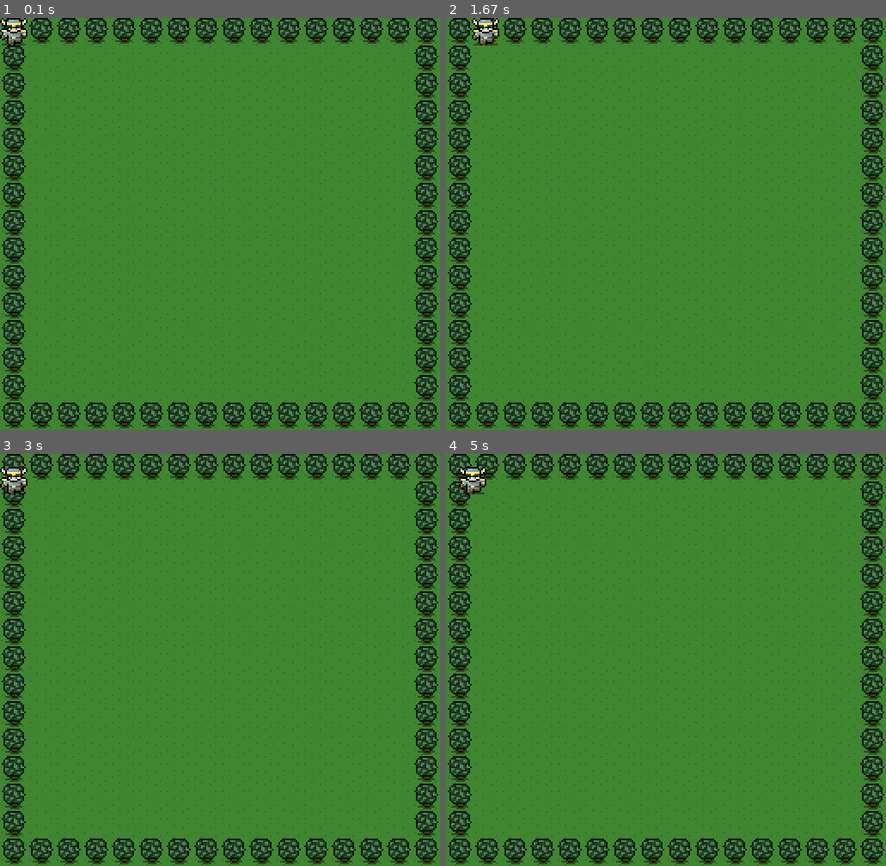
Above: before the commit, frames 1-4 (two rows, left to right).
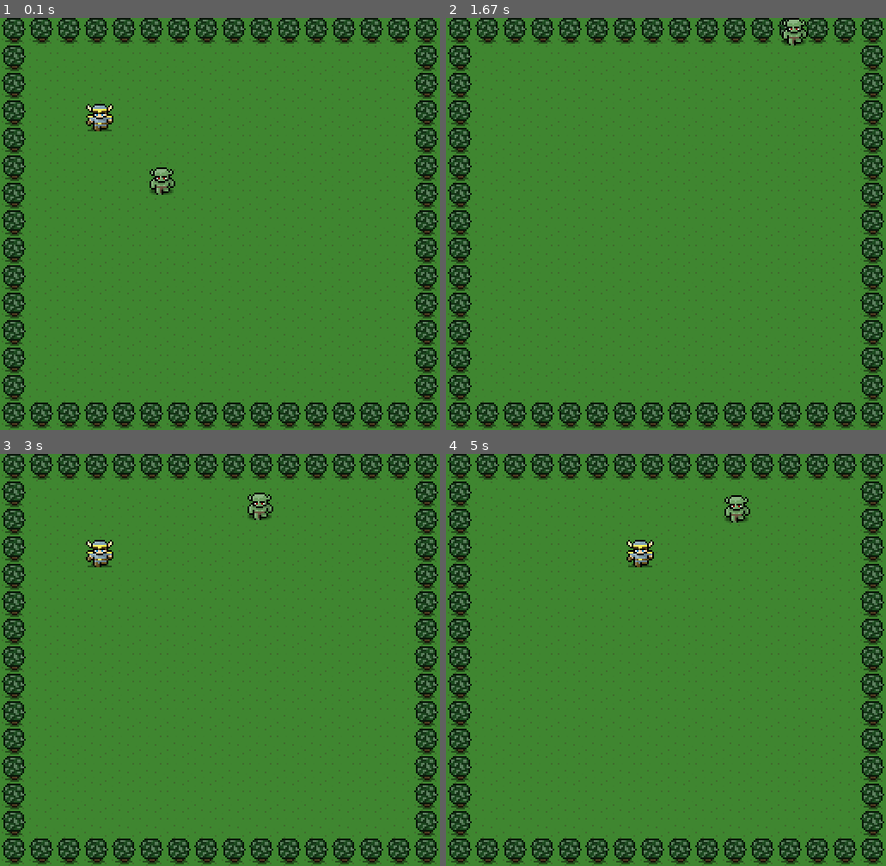
Above: after the commit, the same moments.

Repository: seanmcquaid/pygameshooter
Game: pygame game, started from game.py
Same seed, same stepped clock (60 frames per second), same inputs: the game is played once before the commit and once after it.
Inputs:
- Up to frame 1 (0.1 s): no input
- Up to frame 2 (1.67 s): hold Right 0.33-0.8 s; hold Up 0.83-1.13 s; hold Right 1.17-1.63 s
- Up to frame 3 (3 s): hold Left 1.67-2.2 s; hold Down 2.23-2.53 s; hold Left 2.57-2.97 s
- Up to frame 4 (5 s): hold Up 3-3.37 s; hold Right 3.4-4.03 s; hold Down 4.07-4.43 s; hold Left 4.47-4.93 s; hold Right from 4.97 s (still down)

The runs differ from the first frame. In frame 1, 1.0% of the frame differs, in the area x 0-40%, y 0-43%; in frame 2, 0.6%; in frame 3, 1.0%; in frame 4, 1.0%, in the area x 2-70%, y 3-28%.

Commit message:
New classes

Diff:
--- /dev/null
+++ b/BadGuy.py
@@ -0,0 +1,16 @@
+from math import hypot
+
+class BadGuy(object):
+    def __init__(self):
+        self.x = 200
+        self.y = 200
+        self.speed = 4
+    def update_me(self, theHero):
+        # find hypotonuse of triangle between hero and bad guy
+        dx = self.x - theHero.x
+        dy = self.y - theHero.y
+        dist = hypot(dx,dy)
+        dx = dx/dist
+        dy = dy/dist
+        self.x -= dx * self.speed
+        self.y -= dy * self.speed
--- /dev/null
+++ b/Hero.py
@@ -0,0 +1,32 @@
+import pygame
+
+class Hero(object):
+    # classses always contain 2 parts
+    # 1. the init = runs only once
+    # 2. the methods = run whenever you call them
+    def __init__ (self):
+        self.x = 100
+        self.y = 100
+        self.speed = 10
+        self.shouldMoveUp = False
+        self.shouldMoveDown = False
+        self.shouldMoveRight = False
+        self.shouldMoveLeft = False
+    def shouldMove(self, direction, start = True):
+        if(direction == "up"):
+            self.shouldMoveUp = start
+        if(direction == "down"):
+            self.shouldMoveDown = start
+        if(direction == "right"):
+            self.shouldMoveRight = start
+        if(direction == "left"):
+            self.shouldMoveLeft = start
+    def drawMe(self):
+        if (self.shouldMoveUp):
+            self.y -= self.speed
+        if (self.shouldMoveDown):
+            self.y += self.speed
+        if (self.shouldMoveRight):
+            self.x += self.speed
+        if (self.shouldMoveLeft):
+            self.x -= self.speed
--- a/game.py
+++ b/game.py
@@ -6,6 +6,8 @@
 
 # 1. include pygame
 import pygame
+from Hero import Hero
+from BadGuy import BadGuy
 
 # 2. initialize pygame
 pygame.init()
@@ -15,7 +17,10 @@
 screen_size = (512, 480)
 pygame_screen = pygame.display.set_mode(screen_size)
 # 4. set the title of the window that opens
-pygame.display.set_caption('Robin Hood')
+pygame.display.set_caption('Shooter')
+
+theHero = Hero()
+badGuy = BadGuy()
 
 # ==========VARIABLES FOR OUR GAME ===============
 background_image = pygame.image.load('background.png')
@@ -41,18 +46,34 @@
             game_on = False
         elif (event.type == pygame.KEYDOWN):
             # THE USER PRESSED A KEY
-            if (event.key == 273 and heroLoc['y'] > 0):
+            if (event.key == 273 and theHero.y > 0):
                 #the user pressed the up arrow!!! Move our dude up
-                heroLoc['y'] -= 15
-            elif (event.key == 274 and heroLoc['y'] < 448):
+                # theHero.y -= 10
+                theHero.shouldMove("up")
+            elif (event.key == 274 and theHero.y < 448):
                 #the user pressed the down arrow!!! Move our dude down
-                heroLoc['y'] += 15
-            elif (event.key == 275 and heroLoc['x'] < 480):
+                # theHero.y += 10
+                theHero.shouldMove("down")
+            elif (event.key == 275 and theHero.x < 480):
                 #the user pressed the right arrow!!! Move our dude right
-                heroLoc['x'] += 15
-            elif (event.key == 276 and heroLoc['x'] > 0):
+                # theHero.x = 10
+                theHero.shouldMove("right")
+            elif (event.key == 276 and theHero.x > 0):
                 #the user pressed the left arrow!!! Move our dude left
-                heroLoc['x'] -= 15
+                # theHero.x -= 10
+                theHero.shouldMove("left")
+            else:
+                print (event.key)
+        elif (event.type == pygame.KEYUP):
+            # the user RELEASED a key
+            if (event.key == 273):
+                theHero.shouldMove("up", False)
+            elif (event.key == 274 ):
+                theHero.shouldMove("down", False)
+            elif (event.key == 275):
+                theHero.shouldMove("right", False)
+            elif (event.key == 276):
+                theHero.shouldMove("left", False)
             else:
                 print (event.key)
 
@@ -66,5 +87,8 @@
     # bottom = 512, 0
     # bottom right = 512 , 480
     pygame_screen.blit(background_image,[0, 0])
-    pygame_screen.blit(hero_image,[heroLoc['x'], heroLoc['y']])
+    pygame_screen.blit(hero_image,[theHero.x, theHero.y])
+    pygame_screen.blit(monster_image,[badGuy.x, badGuy.y])
+    theHero.drawMe()
+    badGuy.update_me(theHero)
     pygame.display.flip()
